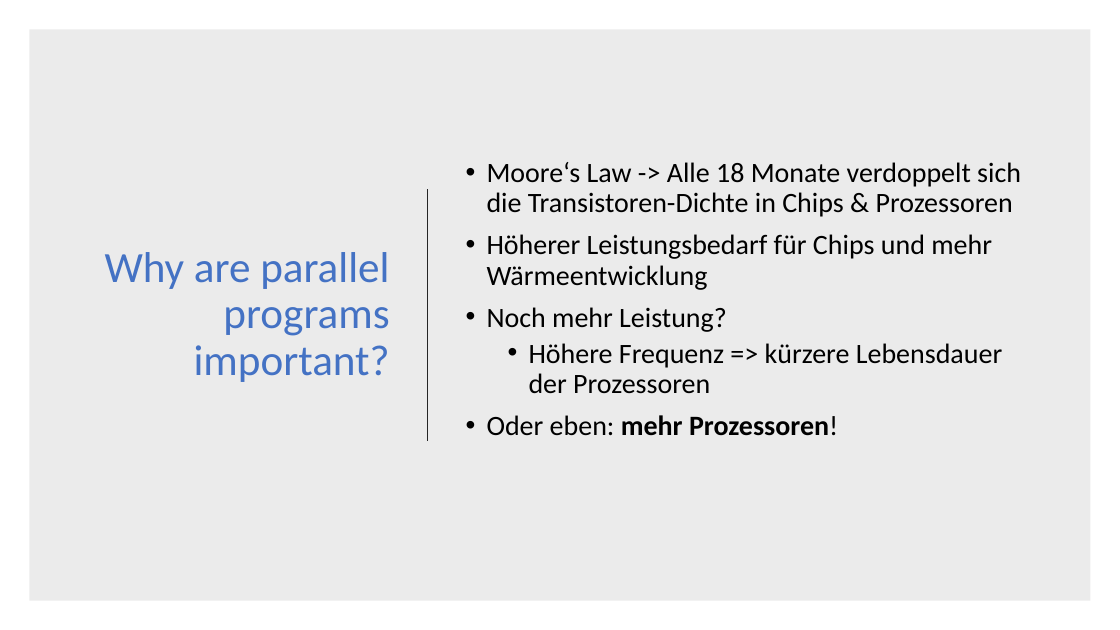
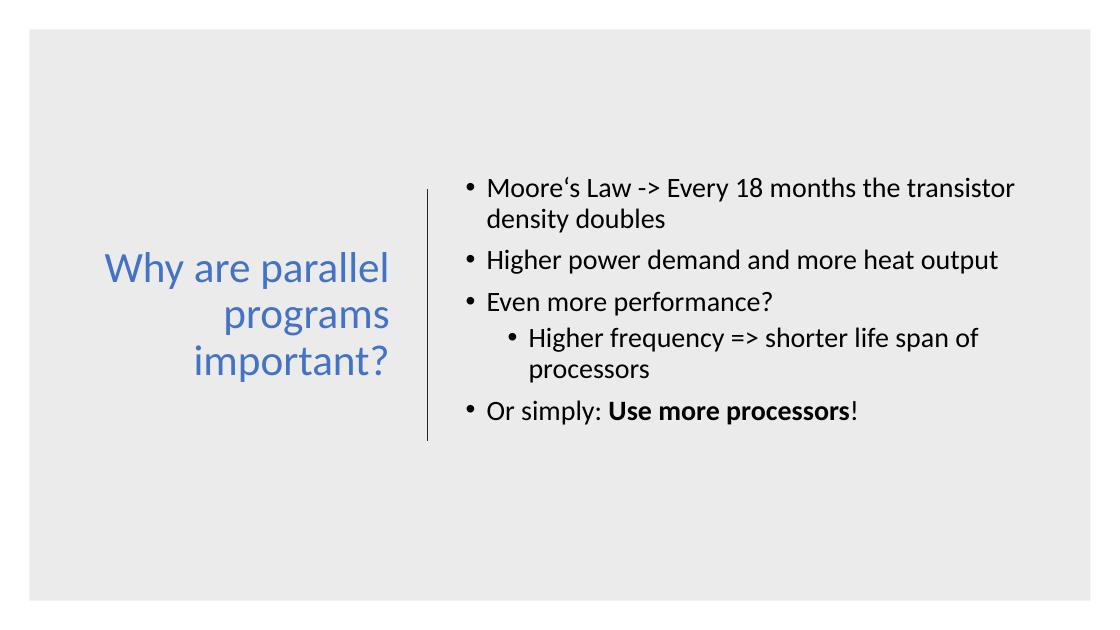
Before and after one commit to dyeske61283/ASE_OpenMP, a slide deck: slide 2 of OpenMP_Folien.pptx. Drawn at 1120x630 pixels with LibreOffice and Linux fonts; fonts in the diff are those of the drawing. Boxes give left, top, right and bottom in pixels: in the first picture for what was removed or moved away, otherwise in the second. Text is boxed around its words. In the diff, an @@ line names an element or a change of style, - is before the commit and + after.

```diff
--- a/OpenMP_Folien.pptx
+++ b/OpenMP_Folien.pptx
@@ text at <box>487,177,1015,425</box>: text changed @@
-• Moore‘s Law -> Alle 18 Monate verdoppelt sich die Transistoren-Dichte in Chips & Prozessoren
-• Höherer Leistungsbedarf für Chips und mehr Wärmeentwicklung
-• Noch mehr Leistung?
-  • Höhere Frequenz => kürzere Lebensdauer der Prozessoren
-• Oder eben: mehr Prozessoren!
+• Moore‘s Law -> Every 18 months the transistor density doubles
+• Higher power demand and more heat output
+• Even more performance?
+  • Higher frequency => shorter life span of processors
+• Or simply: Use more processors!
```
Also in this commit, not shown: 3 other slides changed, 2 slides added, 1 other file.
